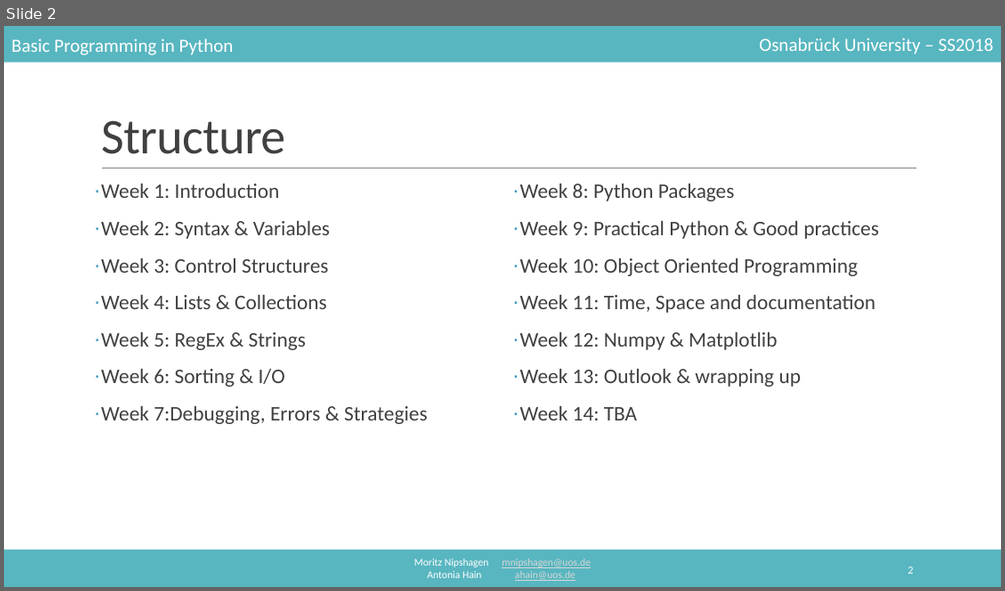
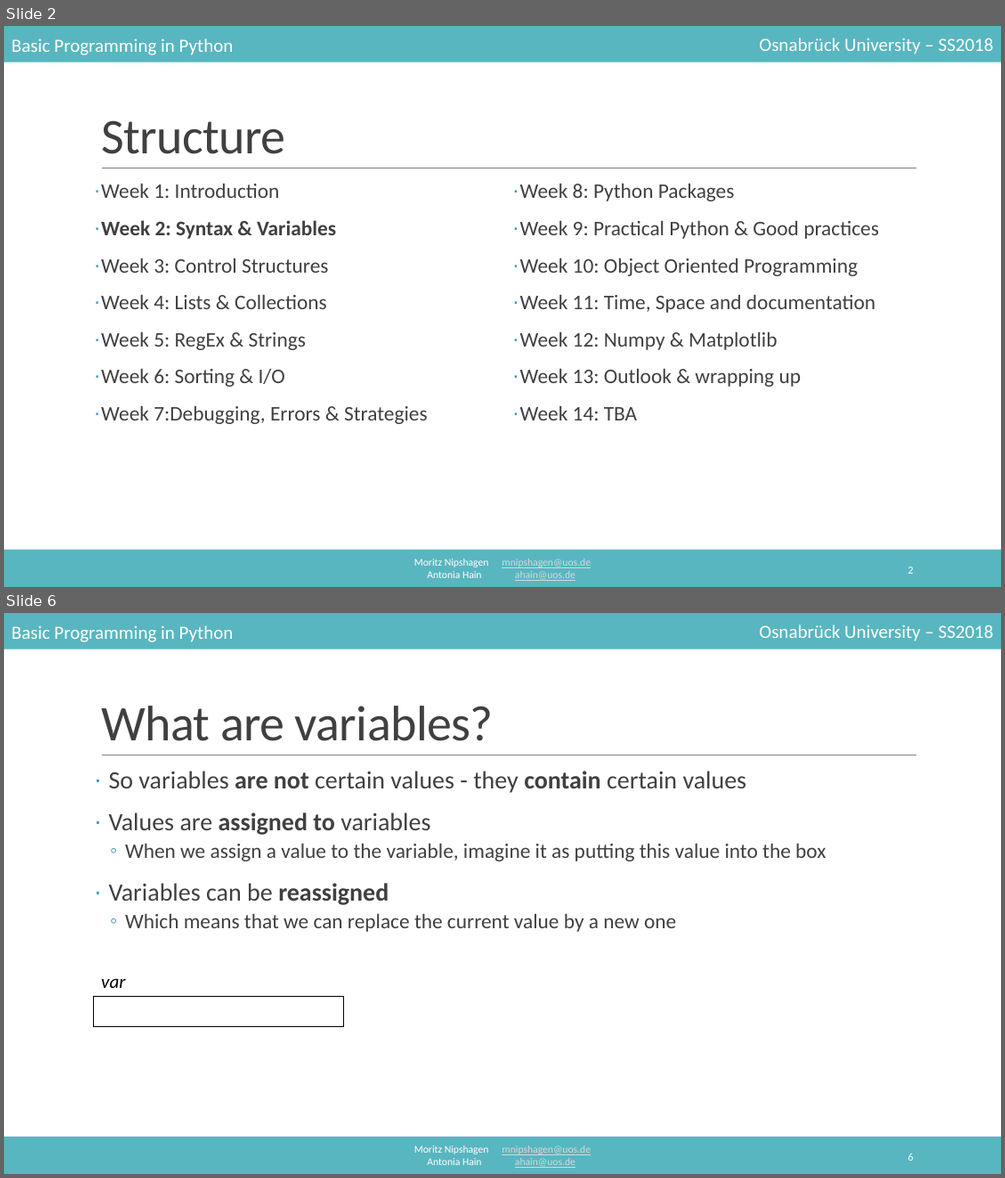
Before and after one commit to mnipshagen/monty, a slide deck: 2018/02/Syntax_and_variables.pptx. Shown one above the other, each under a label of ours: slide 2 before the commit, slides 2 and 6 after it; the slides between them are not shown. The pictures are 1005x591 and 1005x1178 pixels, drawn with LibreOffice and Linux fonts; fonts in the diff are those of the drawing. Boxes give left, top, right and bottom in pixels: in the first picture for what was removed or moved away, otherwise in the second. Text is boxed around its words. In the diff, an @@ line names an element or a change of style, - is before the commit and + after.

```diff
--- a/2018/02/Syntax_and_variables.pptx
+++ b/2018/02/Syntax_and_variables.pptx
@@ slide 6 added at bbox=[4, 613, 1001, 1174], background #FFFFFF; not listed: 6 template elements that a slide beside it also shows @@
@@ title added at bbox=[101, 706, 494, 741], 48 pt, text #404040 @@
+What are variables?
@@ text added at bbox=[109, 771, 825, 932], 20 pt, text #404040 @@
+· So variables are not certain values - they contain certain values
+· Values are assigned to variables
+  ◦ When we assign a value to the variable, imagine it as putting this value into the box
+· Variables can be reassigned
+  ◦ Which means that we can replace the current value by a new one
@@ text added at bbox=[101, 979, 125, 988], 18 pt, text #000000, italic @@
+var
@@ rectangle added at bbox=[94, 996, 343, 1026], outline #000000 0.75 pt @@
@@ page number added at bbox=[907, 1152, 913, 1160], 10.5 pt, text #FFFFFF @@
+6
@@ slide 2 changed as well @@
@@ text at bbox=[101, 220, 336, 239]: bold on in "Week 2: Syntax & Variables" @@
```
Also in this commit, not shown: 29 other slides added, 1 slide removed, 13 other files.
